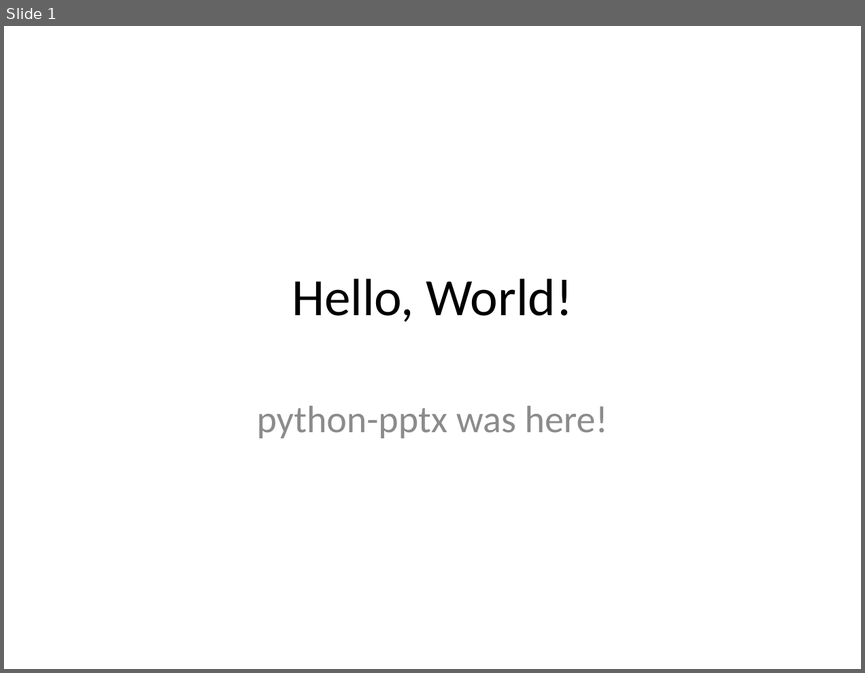
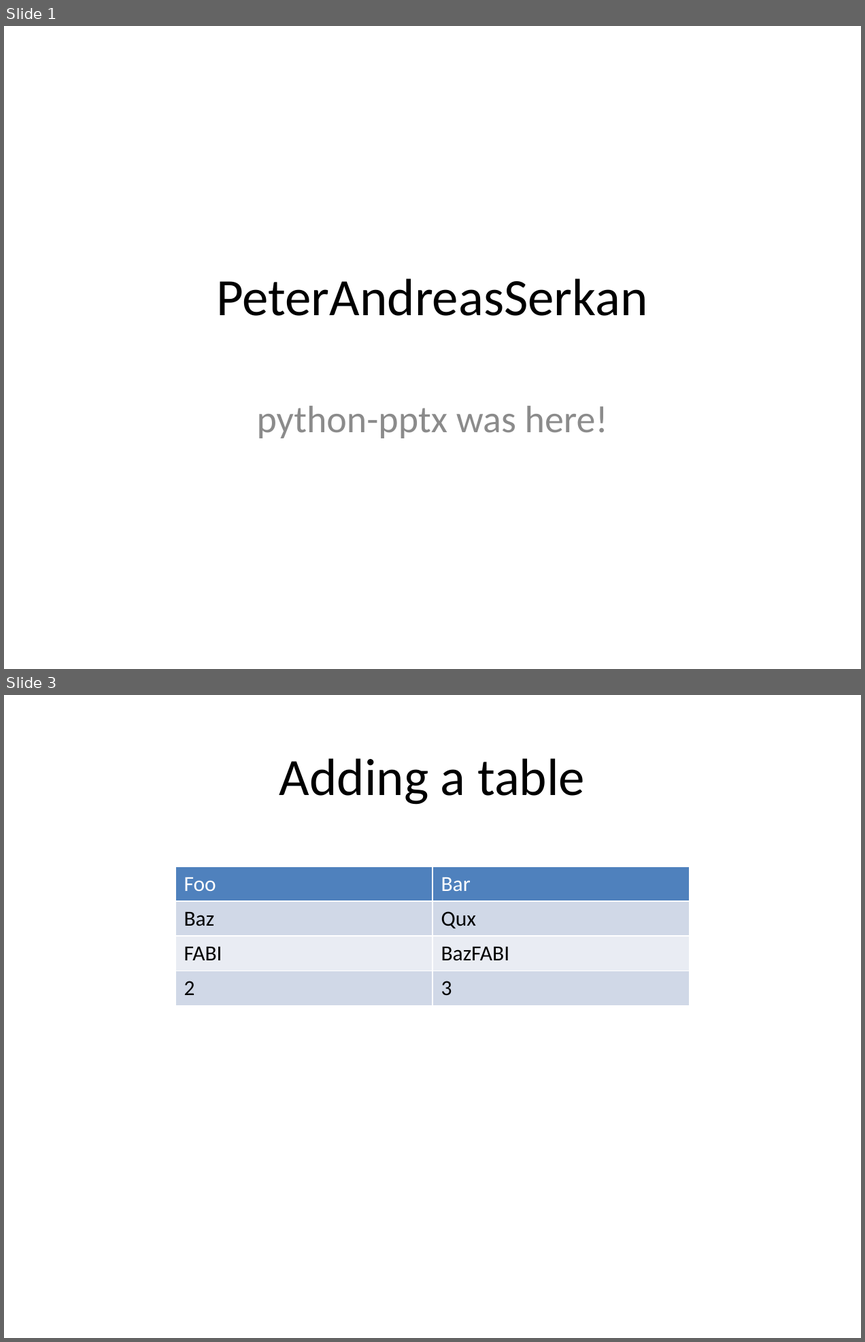
Before and after one commit to 2Fraennk/python-practise, a slide deck: officeStuff/powerpoint/test.pptx. Shown one above the other, each under a label of ours: slide 1 before the commit, slides 1 and 3 after it; the slides between them are not shown. The pictures are 865x673 and 865x1342 pixels, drawn with LibreOffice and Linux fonts; fonts in the diff are those of the drawing. Boxes give left, top, right and bottom in pixels: in the first picture for what was removed or moved away, otherwise in the second. Text is boxed around its words. In the diff, an @@ line names an element or a change of style, - is before the commit and + after.

```diff
--- a/officeStuff/powerpoint/test.pptx
+++ b/officeStuff/powerpoint/test.pptx
@@ slide 3 added at (x1=4, y1=695, x2=861, y2=1338), background #FFFFFF @@
@@ title added at (x1=279, y1=758, x2=585, y2=804), 44 pt, text #000000 @@
+Adding a table
@@ table added at (x1=175, y1=866, x2=689, y2=998), 4 rows, 2 columns @@
+Foo | Bar
+Baz | Qux
+FABI | BazFABI
+2 | 3
@@ slide 1 changed as well @@
@@ title at (x1=216, y1=278, x2=647, y2=316): text changed @@
-Hello, World!
+PeterAndreasSerkan
```
Also in this commit, not shown: 1 other slide added, 4 other files.
